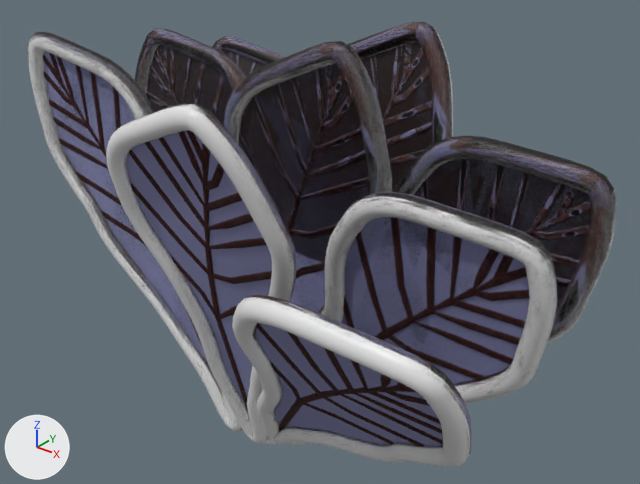
The FBX model VentKelp.fbx: old version first, new version second.
Rendered twice from a camera (50 mm lens) standing at (4.3, -4.91, 3.79) and looking at (0.17, 0.26, 0.59). The axes (+X, +Y, +Z) are drawn at lower left. The lights are the same throughout. Where no turn or scale is listed for an object, it has been applied to the vertices.

The older version as bpy lines, for what is in view:
```python
me_plane_003 = bpy.data.meshes.new('Plane.003')
me_plane_003.from_pydata(...)  # 18936 vertices, 17361 faces; spans x -2.54..2.54, y -1.78..1.85, z -2.19..1.7
# faces by material slot: [6336, 11016, 9]
me_plane_003.materials.append(mat_material)  # dark red #350200
me_plane_003.materials.append(mat_flake_shift_car_paint)  # white #e7e7e7
me_plane_003.materials.append(mat_kelpskin)  # blue #9193c0
me_plane_012 = bpy.data.meshes.new('Plane.012')
me_plane_012.from_pydata(...)  # 18936 vertices, 17361 faces; spans x -2.54..2.54, y -3.42..3.55, z -2.19..1.7
me_plane_012.materials.append(mat_material_002)  # picture img_kelptexture_png
ob_bake = bpy.data.objects.new('Bake', me_plane_012)
ob_bake.location = (0.012, -0.013, 0.656)
ob_bake.scale = (1.0, 0.522, 1.0)
ob_ventkelp = bpy.data.objects.new('VentKelp', me_plane_003)
ob_ventkelp.location = (0.012, -0.013, 0.656)
```
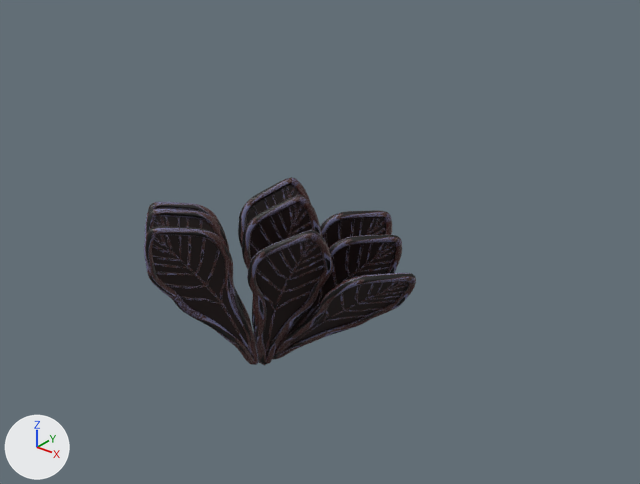
Boxes [x1, y1, x2, y2] around the edits, measured in the pictures (640 x 484 px):
'VentKelp', deleted: before [28, 27, 616, 467]
    faces in mat_flake_shift_car_paint (white #e7e7e7): [28, 27, 616, 467]
    faces in mat_kelpskin (blue #9193c0): [44, 45, 590, 446]
    faces in mat_material (dark red #350200): [43, 47, 590, 447]
'Bake', surface changed, moved, turned, rescaled: before [28, 22, 616, 460]; after [144, 177, 416, 366]

Patch to the scene script:
```diff
--- a/VentKelp.fbx.py
+++ b/VentKelp.fbx.py
@@ me_plane_012 @@
 me_plane_012.from_pydata(...)  # 18936 vertices, 17361 faces; spans x -2.54..2.54, y -3.42..3.55, z -2.19..1.7
 # used by ob_bake; location = (0.012, -0.013, 0.656); scale = (1.0, 0.522, 1.0)
+# me_plane_012 part 1: texture (UV) coordinates changed
 me_plane_012.materials.append(mat_material_002)
@@ ob_ventkelp @@
-ob_ventkelp = bpy.data.objects.new('VentKelp', me_plane_003)
-ob_ventkelp.location = (0.012, -0.013, 0.656)
@@ ob_bake @@
 ob_bake = bpy.data.objects.new('Bake', me_plane_012)
-ob_bake.location = (0.012, -0.013, 0.656)
-ob_bake.scale = (1.0, 0.522, 1.0)
+ob_bake.location = (0.033, -0.164, 0.416)
+ob_bake.rotation_euler = (0.0, 0.0, 0.849)  # degrees (0, 0, 49)
+ob_bake.scale = (0.397, 0.207, 0.397)
```
